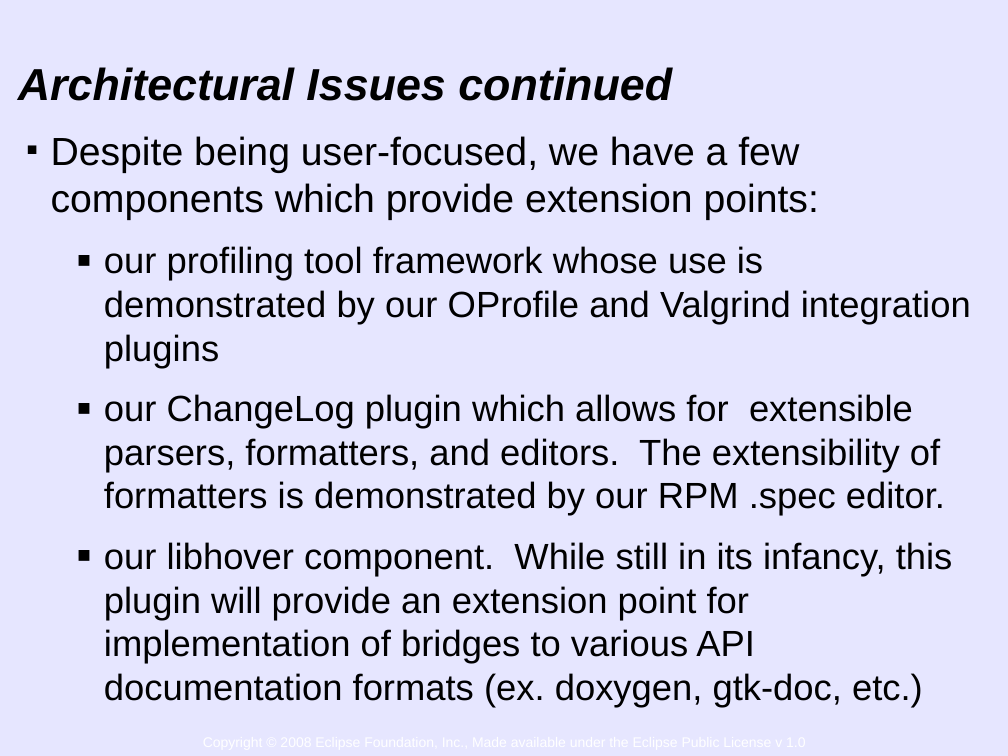
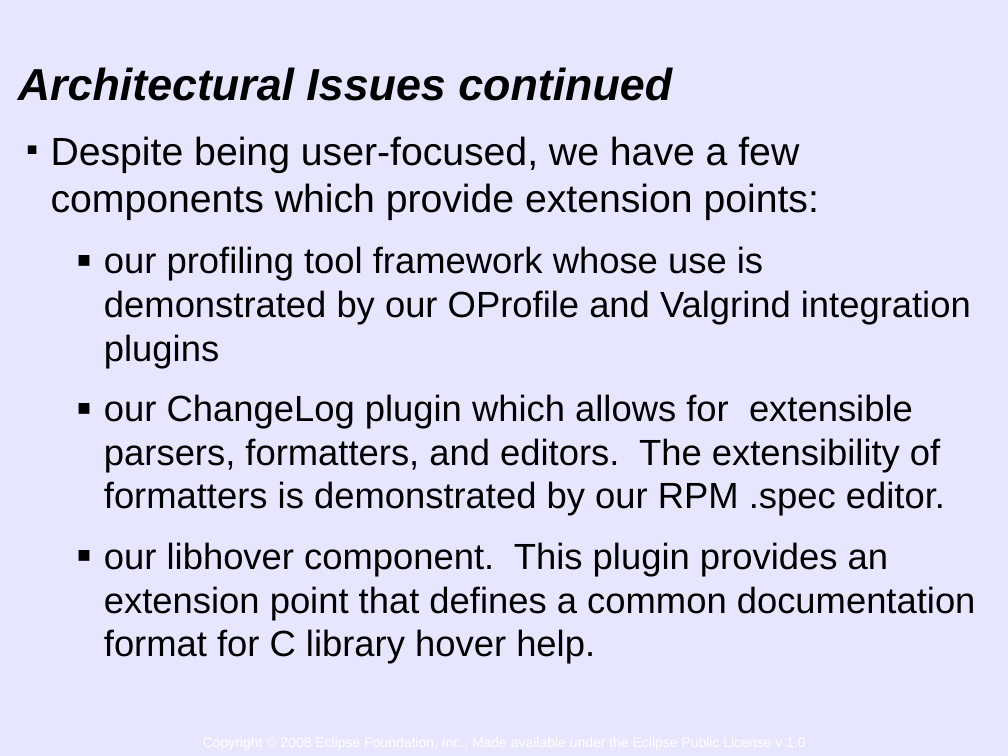
Before and after one commit to eclipse-linuxtools/linuxtools-website, a slide deck: slide 9 of doc/LinuxTools0.1ReleaseReview.odp. Drawn at 1008x756 pixels with LibreOffice and Linux fonts; fonts in the diff are those of the drawing; background and template pictures are left out. Boxes give left, top, right and bottom in pixels: in the first picture for what was removed or moved away, otherwise in the second. Text is boxed around its words. In the diff, an @@ line names an element or a change of style, - is before the commit and + after.

```diff
--- a/doc/LinuxTools0.1ReleaseReview.odp
+++ b/doc/LinuxTools0.1ReleaseReview.odp
@@ text at (104, 542, 976, 664): text changed @@
-  ▪ our libhover component. While still in its infancy, this plugin will provide an extension point for implementation of bridges to various API documentation formats (ex. doxygen, gtk-doc, etc.)
+  ▪ our libhover component. This plugin provides an extension point that defines a common documentation format for C library hover help.
```
Also in this commit, not shown: 1 other slide changed.
